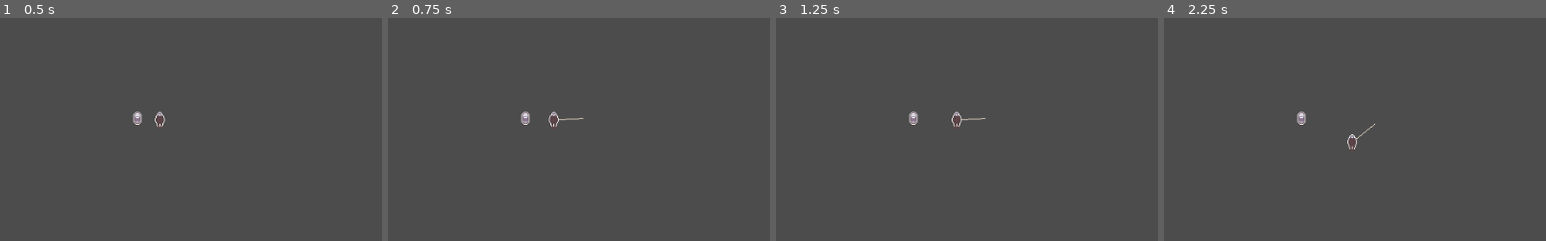
Above: before the commit, frames 1-4 (left to right).
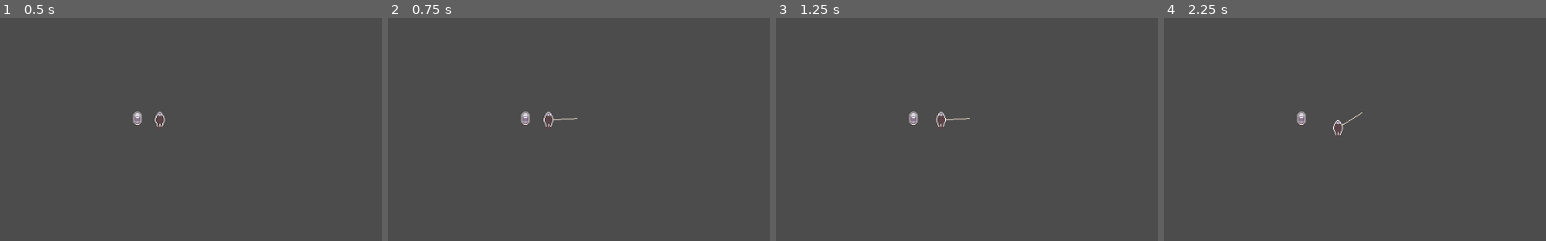
Above: after the commit, the same moments.

Repository: Fris0uman/Symbiotic_scavenger
Game: Godot game, scene res://assets/Scenes/Main.tscn
The game is run twice, just before and just after one commit, with the same random seed, the same clock (stepped at 60 frames per second) and the same inputs. This scene is started directly instead of the project's main scene.
Inputs (mouse positions are % of the whole screen's width and height, from its top left):
- Up to frame 1 (0.5 s): no input
- Up to frame 2 (0.75 s): tap Enter at 0.5 s; move the mouse to (72, 45) at 0.52 s; hold D (move_right) from 0.53 s (still down); hold E (grab) from 0.53 s (still down)
- Up to frame 3 (1.25 s): keep holding D (move_right); keep holding E (grab)
- Up to frame 4 (2.25 s): tap Space at 1.25 s; move the mouse to (30, 55) at 1.27 s; release D (move_right) at 1.28 s; release E (grab) at 1.28 s; hold S (move_down) 1.28-2.03 s; tap E (grab) at 1.35 s; move the mouse to (60, 28) at 2.02 s; hold D (move_right) from 2.03 s (still down); hold E (grab) from 2.03 s (still down)
The pictures show only the part of the screen within x 17-67%, y 25-75%; the shares and areas given below are measured in that part.

Frame 1 is identical in both runs. In frame 2, 0.2% of the frame differs, in the area x 40-52%, y 41-50%; in frame 3, 0.2%, in the area x 42-55%, y 41-50%; in frame 4, 0.2%.

Commit message:
Player is a rigidbody2D

Diff:
--- a/assets/Scenes/Object.tscn
+++ b/assets/Scenes/Object.tscn
@@ -1,14 +1,13 @@
 [gd_scene load_steps=4 format=2]
 
 [ext_resource path="res://assets/cdda_sprites/30gal_drum_winter.png" type="Texture" id=1]
-[ext_resource path="res://assets/Scenes/Object.gd" type="Script" id=2]
+[ext_resource path="res://src/Object.gd" type="Script" id=2]
 
 [sub_resource type="RectangleShape2D" id=1]
 extents = Vector2( 5.5, 8.5 )
 
 [node name="Object" type="RigidBody2D"]
 mass = 40.0
-linear_damp = 1.0
 script = ExtResource( 2 )
 
 [node name="Sprite" type="Sprite" parent="."]
--- a/assets/Scenes/Player.tscn
+++ b/assets/Scenes/Player.tscn
@@ -6,7 +6,8 @@
 [sub_resource type="RectangleShape2D" id=1]
 extents = Vector2( 6.5, 10 )
 
-[node name="Player" type="KinematicBody2D"]
+[node name="Player" type="RigidBody2D"]
+mass = 70.0
 script = ExtResource( 2 )
 
 [node name="Sprite" type="Sprite" parent="."]
--- a/project.godot
+++ b/project.godot
@@ -65,6 +65,7 @@
 
 common/enable_pause_aware_picking=true
 2d/default_gravity_vector=Vector2( 0, 0 )
+2d/default_linear_damp=1.0
 
 [rendering]
 
--- a/assets/Scenes/Object.gd
+++ b/src/Object.gd
@@ -6,7 +6,7 @@
 
 var contact_point: Vector2
 
-var grabber: KinematicBody2D
+var grabber: RigidBody2D
 var just_released:= false
 
 signal is_grabbed(grabbed, grabber)
@@ -22,7 +22,7 @@
 		grabber = emitter
 		emit_signal("is_grabbed",self,grabber)
 
-func _on_grab_release(grabbed: RigidBody2D, emitter: KinematicBody2D):
+func _on_grab_release(grabbed: RigidBody2D, emitter: RigidBody2D):
 	if grabbed == self:
 		if grabber != emitter:
 			print("Trying to release from wring grabber")
--- a/src/Player.gd
+++ b/src/Player.gd
@@ -1,6 +1,6 @@
-extends KinematicBody2D
+extends RigidBody2D
 var _speed:= 40
-var move_vel: = Vector2.ZERO
+var move_force: = Vector2.ZERO
 
 var trying_grab:= false
 var grab_ray_length:= 40
@@ -36,8 +36,8 @@
 
 func _physics_process(_delta) ->void:
 	var direction:= Vector2(Input.get_axis("move_left","move_right"), Input.get_axis("move_up","move_down"))
-	move_vel = _speed * direction
-	move_vel = move_and_slide(move_vel)
+	move_force = _speed * direction
+	move_force = move(move_force)
 
 	if trying_grab:
 		var target = get_grab_target_pos()
@@ -49,6 +49,10 @@
 	if grabbed_object != null:
 		pass
 
+func move(force: Vector2)-> Vector2:
+	apply_central_impulse(force)
+	return force
+
 func get_grab_target_pos(for_line_draw:=false)->Vector2:
 	var pos:= to_local( position)
 	var mouse_pos:= get_local_mouse_position()
@@ -58,6 +62,6 @@
 		return pos + normalized *min(grab_ray_length, min(GRAB_DIST, pos.distance_to(mouse_pos)) )
 	return pos + normalized * min(GRAB_DIST, pos.distance_to(mouse_pos))
 
-func _on_grabbing(grabbed: RigidBody2D, grabber: KinematicBody2D)->void:
+func _on_grabbing(grabbed: RigidBody2D, grabber: RigidBody2D)->void:
 	if grabber == self:
 		grabbed_object = grabbed
